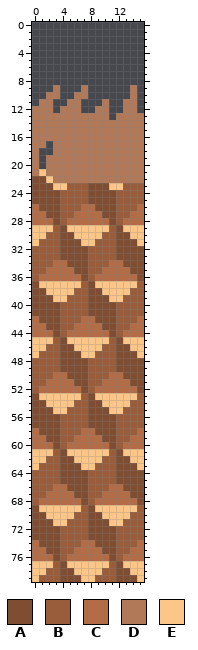
Sprite sheet -- sprites/spr_ground_tile/e61a8875-3772-4930-9bef-6f41e19141ed.png. That is the earlier state.
The file is 16x80 pixels. Pixels under 10% opacity are left out.
Palette (. is transparent): A #7f4e32  B #995d3c  C #b26d46  D #b27959  E #fdc689
New version:
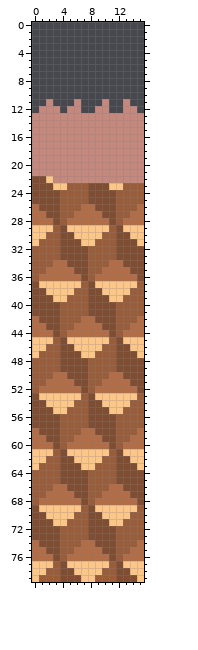
Change:
Colour D changes from #b27959 to #c5887d.
Colour D is added in row 12 at x 3; in row 13 at x 11; in row 17 at x 2; in row 18 at x 1 to 2; in rows 19 to 20 at x 1.
Colour D replaces colour E in row 21 at x 1.
The edit erases colour D in row 9 at x 3, 7 and 14; in row 10 at x 2 to 3, 6 to 7 and 14; in row 11 at x 1, 5 and 14; in row 12 at x 0 and 4.
